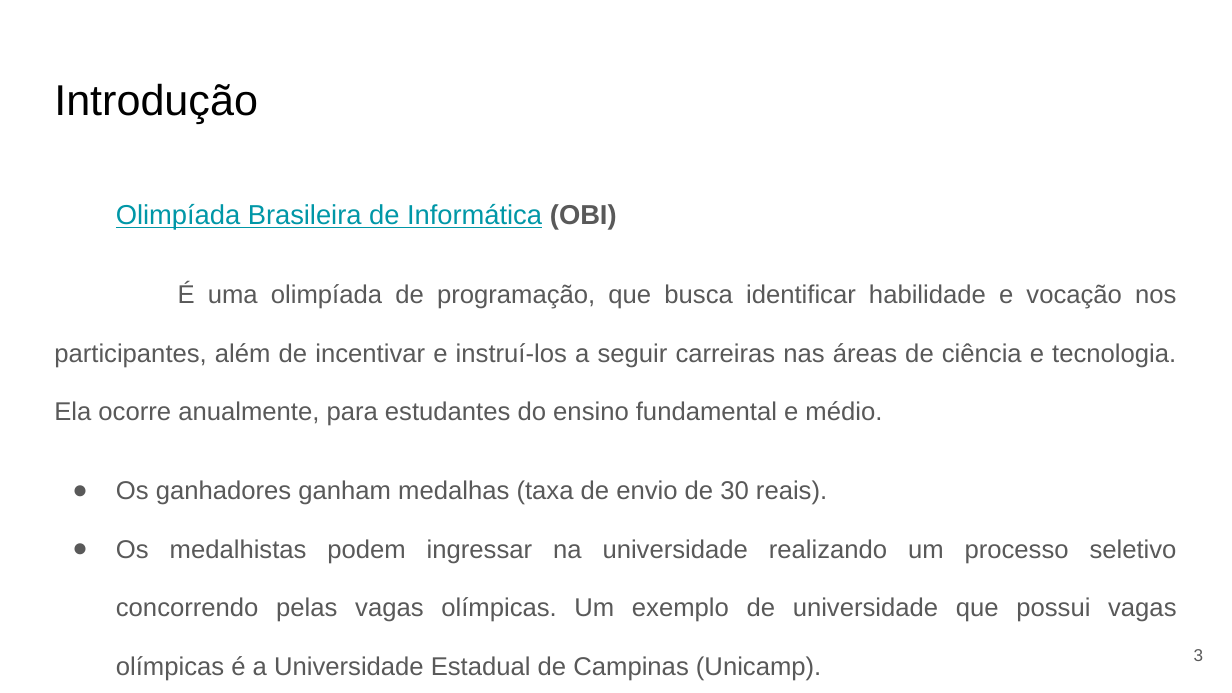
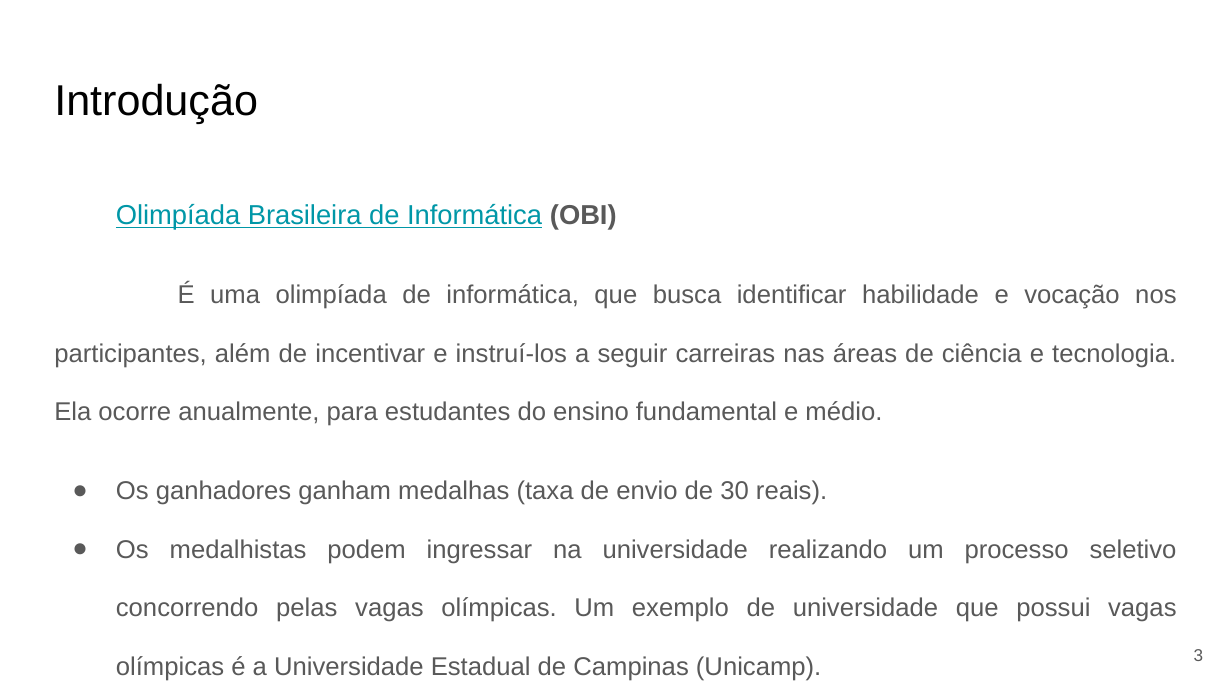
Before and after one commit to fpgues/treinamento-OBI-2023, a slide deck: slide 3 of programacao-basica/introducao.pptx. Drawn at 1232x693 pixels with LibreOffice and Linux fonts; fonts in the diff are those of the drawing. Boxes give left, top, right and bottom in pixels: in the first picture for what was removed or moved away, otherwise in the second. Text is boxed around its words. In the diff, an @@ line names an element or a change of style, - is before the commit and + after.

Commit message:
Alteração nos slides iniciais de introdução

```diff
--- a/programacao-basica/introducao.pptx
+++ b/programacao-basica/introducao.pptx
@@ text at (54,283,1176,426): text changed @@
-É uma olimpíada de programação, que busca identificar habilidade e vocação nos participantes, além de incentivar e instruí-los a seguir carreiras nas áreas de ciência e tecnologia. Ela ocorre anualmente, para estudantes do ensino fundamental e médio.
+É uma olimpíada de informática, que busca identificar habilidade e vocação nos participantes, além de incentivar e instruí-los a seguir carreiras nas áreas de ciência e tecnologia. Ela ocorre anualmente, para estudantes do ensino fundamental e médio.
```
Also in this commit, not shown: 1 other slide changed.
